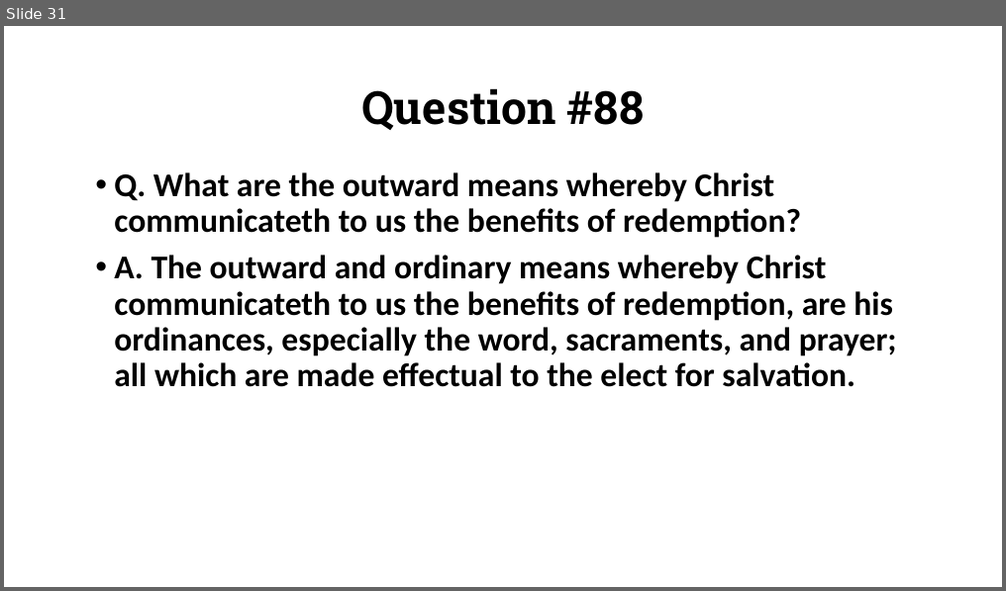
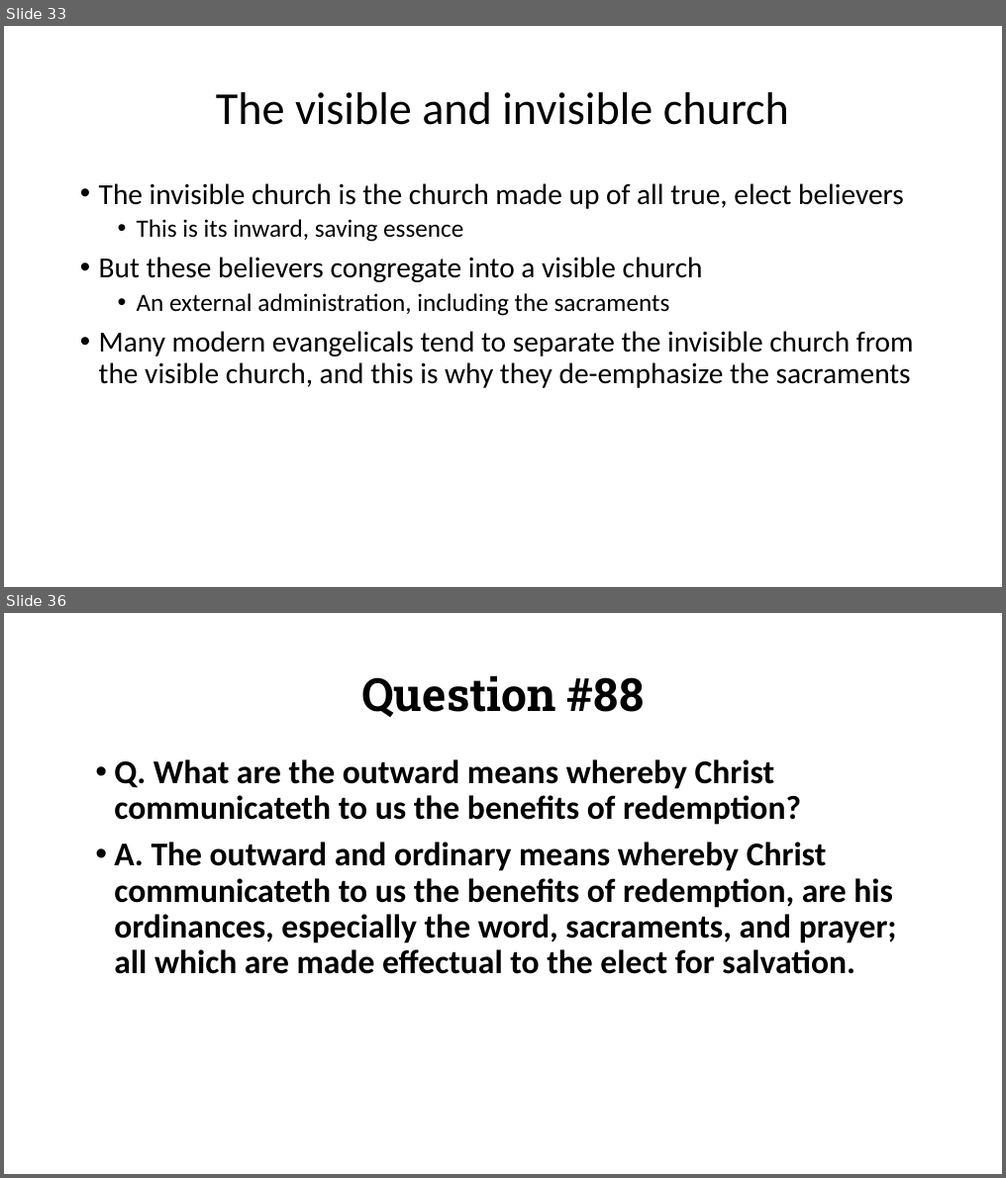
Before and after one commit to csmatyi/calvary_sunday_school, a slide deck: WSC85-88_211205.pptx. Shown one above the other, each under a label of ours: slide 31 before the commit, slides 33 and 36 after it; the slides between them are not shown. The pictures are 1006x591 and 1006x1178 pixels, drawn with LibreOffice and Linux fonts; fonts in the diff are those of the drawing. Boxes give left, top, right and bottom in pixels: in the first picture for what was removed or moved away, otherwise in the second. Text is boxed around its words. In the diff, an @@ line names an element or a change of style, - is before the commit and + after.

```diff
--- a/WSC85-88_211205.pptx
+++ b/WSC85-88_211205.pptx
@@ slide 33 added at <box>4,26,1002,587</box>, background #FFFFFF @@
@@ title added at <box>216,92,789,125</box>, 44 pt, text #000000 @@
+The visible and invisible church
@@ text added at <box>99,183,914,388</box>, 28 pt, text #000000 @@
+• The invisible church is the church made up of all true, elect believers
+  • This is its inward, saving essence
+• But these believers congregate into a visible church
+  • An external administration, including the sacraments
+• Many modern evangelicals tend to separate the invisible church from the visible church, and this is why they de-emphasize the sacraments
@@ what was slide 31 is now slide 36 @@
```
Also in this commit, not shown: 3 slides changed, 8 other slides added.
